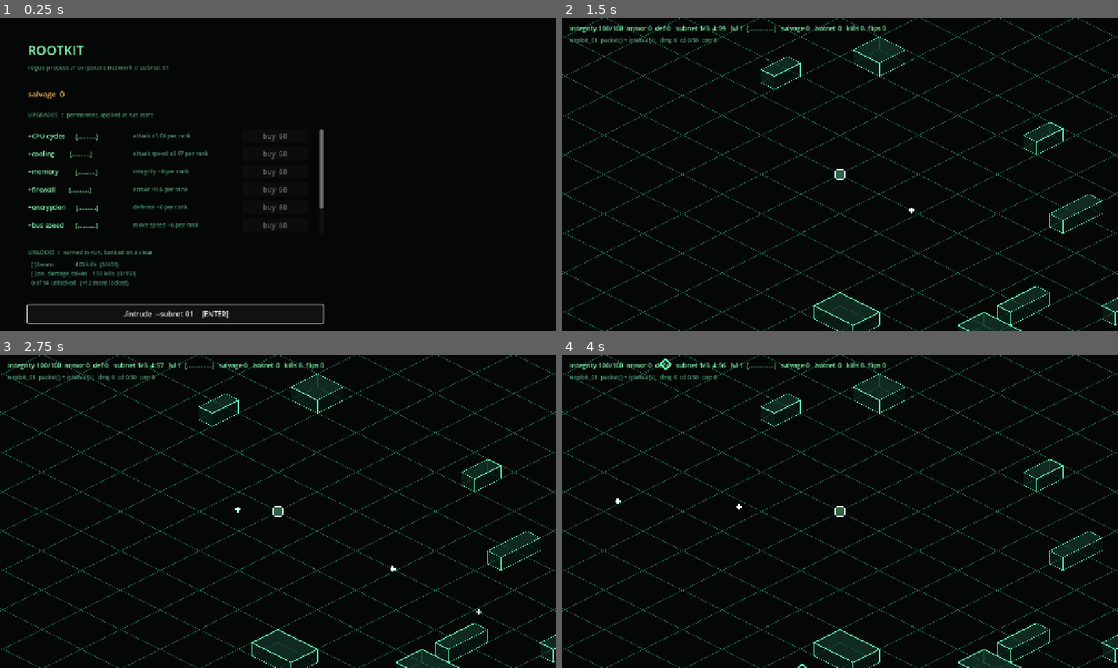
Above: before the commit, frames 1-4 (two rows, left to right).
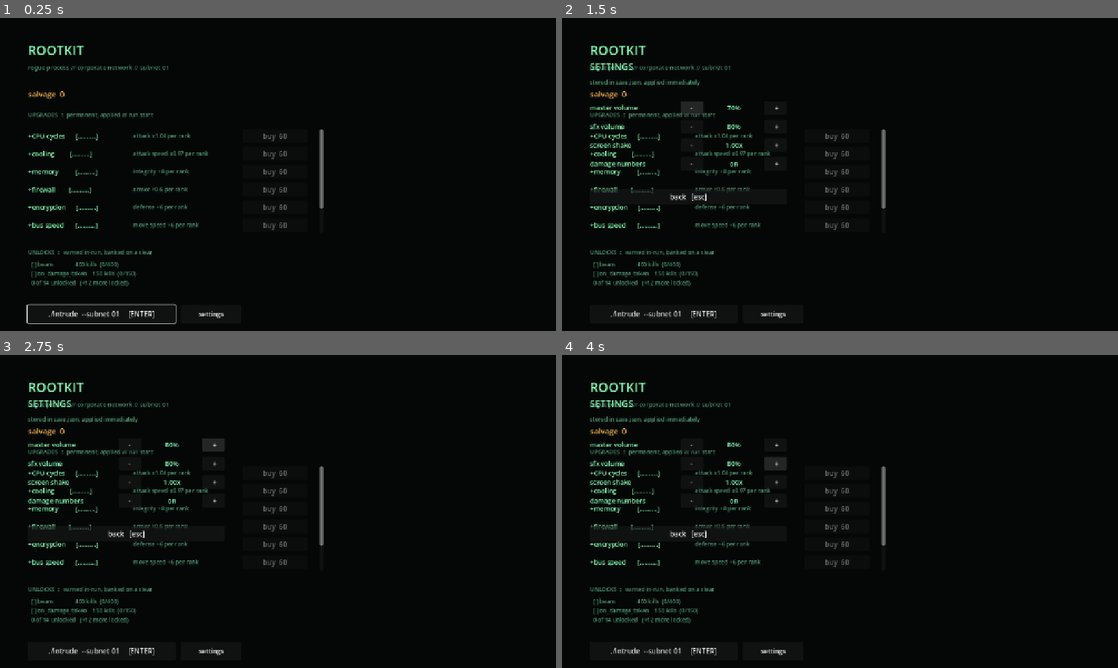
Above: after the commit, the same moments.

Repository: seanperkins/rootkit-game
Game: Godot game, scene res://scenes/main.tscn
Two runs of this game, one before a commit and one after it. Both use one fixed random seed, a clock stepped at 60 frames per second and the inputs below.
Inputs (mouse positions are in pixels of both pictures, inside the frame that each line leads up to):
- Up to frame 1 (0.25 s): no input
- Up to frame 2 (1.5 s): click (773, 315) at 0.5 s, where only the run after the commit has a clickable "settings"; click (689, 108) at 1.25 s, where only the run after the commit has a clickable "-"
- Up to frame 3 (2.75 s): click (211, 445) at 2 s, where only the run after the commit has a clickable "+"
- Up to frame 4 (4 s): click (689, 464) at 2.75 s, where only the run after the commit has a clickable "-"; click (773, 464) at 3.5 s, where only the run after the commit has a clickable "+"

The runs differ from the first frame. In frame 1, 0.6% of the frame differs, in the area x 8-59%, y 91-98%; in frame 2, 10%; in frame 3, 10%; in frame 4, 10%, in the area x 0-100%, y 0-100%.

Commit message:
feat: preferences, clamped on both sides of the file
Four prefs in save.json v3, reachable from the shell and the pause panel
through one shared panel — a second settings screen for the same four
values would be a second thing to keep in sync.

The panel is an overlay, and its entry button sits beside ./intrude
rather than in the shop column: that column already ran to roughly 505px
in a 720px viewport, which is exactly what test_meta_layout measures.

test_prefs drives the real load path against real written files, and
resets SaveGame._cache per case — load_state() short-circuits on a
non-empty cache, so without the reset every case after the first asserts
nothing while reporting PASS.

Diff:
--- a/scripts/meta/meta_screen.gd
+++ b/scripts/meta/meta_screen.gd
@@ -27,6 +27,7 @@
 var _rows: Array = []
 var _salvage: Label
 var _status: Label
+var _settings: Control
 
 func _ready() -> void:
 	set_anchors_preset(Control.PRESET_FULL_RECT)
@@ -90,12 +91,32 @@
 	col.add_child(_status)
 	col.add_child(_spacer(22))
 
+	# Beside ./intrude rather than under it. The column already ran to roughly
+	# 505px in a 720px viewport, which is what test_meta_layout measures, so a
+	# settings row of its own would have been exactly the overflow that suite
+	# exists to catch.
+	var launch := HBoxContainer.new()
+	launch.add_theme_constant_override("separation", 12)
+	col.add_child(launch)
+
 	var start := Button.new()
 	start.text = "  ./intrude  --subnet 01     [ENTER]  "
 	start.custom_minimum_size = Vector2(340, 42)
 	start.add_theme_font_size_override("font_size", 16)
 	start.pressed.connect(_start)
-	col.add_child(start)
+	launch.add_child(start)
+
+	var settings_btn := Button.new()
+	settings_btn.text = "  settings  "
+	settings_btn.custom_minimum_size = Vector2(140, 42)
+	settings_btn.add_theme_font_size_override("font_size", 15)
+	launch.add_child(settings_btn)
+
+	_settings = Control.new()
+	_settings.set_script(load("res://scripts/meta/settings_panel.gd"))
+	add_child(_settings)
+	settings_btn.pressed.connect(_settings.open)
+
 	start.grab_focus()
 
 	_refresh()
--- /dev/null
+++ b/scripts/meta/settings_panel.gd
@@ -0,0 +1,130 @@
+extends Control
+
+## The settings screen, shared by the shell and the in-run pause panel.
+##
+## An OVERLAY rather than rows in the shop column: that column already ran to
+## roughly 505px in a 720px viewport before this pass, which is why
+## test_meta_layout exists, and four more rows would have been exactly the
+## overflow that suite was written to catch.
+##
+## Every write goes through SaveGame.set_pref, which clamps and rejects
+## non-finite on the way in — the settings screen is the only thing that writes
+## prefs, so a clamp here that disagreed with _sanitise would be the second copy
+## of a table CLAUDE.md already warns about.
+
+const FG := Color(0.55, 1.0, 0.72)
+const DIM := Color(0.32, 0.58, 0.45)
+
+## key, label, step. `damage_numbers` steps by its whole range, so it reads as a
+## toggle while still going through one numeric path.
+const ROWS := [
+	["volume_master", "master volume", 0.1],
+	["volume_sfx", "sfx volume", 0.1],
+	["shake", "screen shake", 0.25],
+	["damage_numbers", "damage numbers", 1.0],
+]
+
+signal closed
+
+var _value_labels := {}
+
+func _ready() -> void:
+	set_anchors_preset(Control.PRESET_FULL_RECT)
+	visible = false
+
+	var scrim := ColorRect.new()
+	scrim.set_anchors_preset(Control.PRESET_FULL_RECT)
+	scrim.color = Color(0, 0, 0, 0.86)
+	add_child(scrim)
+
+	var col := VBoxContainer.new()
+	col.position = Vector2(64, 96)
+	col.add_theme_constant_override("separation", 12)
+	add_child(col)
+
+	col.add_child(_label("SETTINGS", 22, FG))
+	col.add_child(_label("stored in save.json, applied immediately", 13, DIM))
+	col.add_child(_spacer(10))
+
+	for r in ROWS:
+		var row := HBoxContainer.new()
+		row.add_theme_constant_override("separation", 10)
+		var name_l := _label(r[1], 15, FG)
+		name_l.custom_minimum_size = Vector2(200, 0)
+		row.add_child(name_l)
+		var down := _btn(" -  ")
+		down.pressed.connect(_nudge.bind(r[0], -float(r[2])))
+		row.add_child(down)
+		var val := _label("", 15, FG)
+		val.custom_minimum_size = Vector2(120, 0)
+		val.horizontal_alignment = HORIZONTAL_ALIGNMENT_CENTER
+		row.add_child(val)
+		_value_labels[r[0]] = val
+		var up := _btn("  + ")
+		up.pressed.connect(_nudge.bind(r[0], float(r[2])))
+		row.add_child(up)
+		col.add_child(row)
+
+	col.add_child(_spacer(18))
+	var back := _btn("  back   [esc]  ")
+	back.custom_minimum_size = Vector2(220, 36)
+	back.pressed.connect(close)
+	col.add_child(back)
+	_refresh()
+
+func _label(t: String, size: int, c: Color) -> Label:
+	var l := Label.new()
+	l.text = t
+	l.add_theme_font_size_override("font_size", size)
+	l.add_theme_color_override("font_color", c)
+	return l
+
+func _spacer(h: int) -> Control:
+	var s := Control.new()
+	s.custom_minimum_size = Vector2(0, h)
+	return s
+
+func _btn(t: String) -> Button:
+	var b := Button.new()
+	b.text = t
+	b.custom_minimum_size = Vector2(52, 30)
+	b.focus_mode = Control.FOCUS_NONE
+	return b
+
+func _nudge(key: String, delta: float) -> void:
+	SaveGame.set_pref(key, float(SaveGame.prefs()[key]) + delta)
+	SaveGame.save_state()
+	_refresh()
+	apply()
+
+func _refresh() -> void:
+	var p := SaveGame.prefs()
+	for key in _value_labels:
+		var v := float(p[key])
+		if key == "damage_numbers":
+			_value_labels[key].text = "on" if v > 0.5 else "off"
+		elif key == "shake":
+			_value_labels[key].text = "off" if v <= 0.0 else "%.2fx" % v
+		else:
+			_value_labels[key].text = "%d%%" % int(round(v * 100.0))
+
+## Push the audio prefs at the engine. The bus guard lives in sfx.gd, because a
+## missing bus returns -1 and set_bus_volume_db(-1, x) errors on every press —
+## and it emits ERROR:, not SCRIPT ERROR:, so the test runner would not see it.
+func apply() -> void:
+	var p := SaveGame.prefs()
+	var sfx := load("res://scripts/audio/sfx.gd")
+	sfx.apply_volume(float(p["volume_sfx"]))
+	var master := AudioServer.get_bus_index("Master")
+	if master >= 0:
+		var lin := float(p["volume_master"])
+		AudioServer.set_bus_mute(master, lin <= 0.0)
+		AudioServer.set_bus_volume_db(master, linear_to_db(maxf(lin, 0.0001)))
+
+func open() -> void:
+	_refresh()
+	visible = true
+
+func close() -> void:
+	visible = false
+	emit_signal("closed")
--- a/scripts/run/ui.gd
+++ b/scripts/run/ui.gd
@@ -188,6 +188,21 @@
 	pcol.add_child(pabandon)
 	pabandon.pressed.connect(_abandon)
 
+	# The same panel the shell uses. A second settings screen for the same four
+	# values would be a second thing to keep in sync.
+	_settings = Control.new()
+	_settings.set_script(load("res://scripts/meta/settings_panel.gd"))
+	add_child(_settings)
+	_settings.closed.connect(_on_settings_closed)
+	var psettings := Button.new()
+	psettings.text = " settings"
+	psettings.custom_minimum_size = Vector2(260, 34)
+	psettings.size_flags_horizontal = Control.SIZE_SHRINK_BEGIN
+	psettings.alignment = HORIZONTAL_ALIGNMENT_LEFT
+	psettings.focus_mode = Control.FOCUS_NONE
+	pcol.add_child(psettings)
+	psettings.pressed.connect(_settings.open)
+
 	_end = Control.new()
 	_end.set_anchors_preset(Control.PRESET_FULL_RECT)
 	_end.visible = false
@@ -261,6 +276,7 @@
 var _recipes_body: Label
 var _vignette: ColorRect
 var _pause_panel: Control
+var _settings: Control
 
 func _on_cards(cards: Array) -> void:
 	_cards_data = cards
@@ -739,7 +755,9 @@
 ## so cancel on a finished run would pause it; and the pause panel itself would
 ## have no way to close.
 func _route_cancel() -> void:
-	if _recipes != null and _recipes.visible:
+	if _settings != null and _settings.visible:
+		_settings.close()
+	elif _recipes != null and _recipes.visible:
 		_recipes.visible = false
 	elif _pause_panel != null and _pause_panel.visible:
 		_toggle_pause()
@@ -753,6 +771,16 @@
 	elif _can_pause():
 		_toggle_pause()
 
+## The live run holds its own copies of the presentation prefs, so closing the
+## panel has to push them across or a shake change would not take effect until
+## the next run.
+func _on_settings_closed() -> void:
+	if run == null:
+		return
+	var p := SaveGame.prefs()
+	run._shake_pref = float(p.get("shake", 1.0))
+	run._numbers_pref = float(p.get("damage_numbers", 1.0)) > 0.5
+
 func _toggle_pause() -> void:
 	if run == null:
 		return
--- /dev/null
+++ b/tests/test_prefs.gd
@@ -0,0 +1,164 @@
+extends SceneTree
+
+## save.json is plaintext, user-editable, and treated as hostile.
+##
+## Every case here drives the REAL load path against a REAL written file. The
+## failure mode is a script error inside _sanitise — which aborts the function,
+## leaves _cache unassigned, and cascades into every caller that indexes the
+## result — and only the real path reaches it. A constructed dictionary would
+## assert nothing.
+
+var failures := 0
+var finished := {}
+
+const CASES := ["defaults_are_sane", "out_of_range_clamps",
+	"a_non_dictionary_prefs_yields_defaults", "hostile_per_key_values",
+	"a_hostile_version_does_not_discard_the_save",
+	"scalars_survive_hostile_values", "a_v2_file_loads_with_default_prefs",
+	"set_pref_rejects_non_finite", "a_round_trip_preserves_what_was_set"]
+
+func _initialize() -> void:
+	print("ROOTKIT — prefs\n")
+	SaveGame.use_test_paths()
+	defaults_are_sane()
+	out_of_range_clamps()
+	a_non_dictionary_prefs_yields_defaults()
+	hostile_per_key_values()
+	a_hostile_version_does_not_discard_the_save()
+	scalars_survive_hostile_values()
+	a_v2_file_loads_with_default_prefs()
+	set_pref_rejects_non_finite()
+	a_round_trip_preserves_what_was_set()
+	print("")
+	for c in CASES:
+		if not finished.has(c):
+			print("  FAIL  case '%s' never finished — it aborted part way" % c)
+			failures += 1
+	if failures == 0: print("  PASS — all cases")
+	else: print("  FAIL — %d assertion(s)" % failures)
+	quit(1 if failures > 0 else 0)
+
+func _check(label: String, got, want) -> void:
+	if got == want or (got is float and want is float and abs(got - want) < 1e-5):
+		print("  ok    %s" % label)
+	else:
+		print("  FAIL  %s — got %s, want %s" % [label, got, want])
+		failures += 1
+
+## Write a raw save and force a cold load.
+##
+## The cache reset is load-bearing: load_state() returns _cache whenever it is
+## non-empty, so without this every case after the first short-circuits and the
+## suite asserts nothing at all while reporting PASS — the exact failure class
+## the runner exists to catch, arriving by a route it cannot see.
+func _load_raw(text: String) -> Dictionary:
+	var f := FileAccess.open(SaveGame.PATH, FileAccess.WRITE)
+	f.store_string(text)
+	f.close()
+	SaveGame._cache = {}
+	return SaveGame.load_state()
+
+func defaults_are_sane() -> void:
+	SaveGame.use_fresh_state()
+	var p := SaveGame.prefs()
+	_check("master volume default", p["volume_master"], 0.8)
+	_check("sfx volume default", p["volume_sfx"], 0.8)
+	_check("shake default", p["shake"], 1.0)
+	_check("damage numbers default on", p["damage_numbers"], 1.0)
+	finished["defaults_are_sane"] = true
+
+func out_of_range_clamps() -> void:
+	var d := _load_raw('{"version":3,"prefs":{"shake":9999.0,' +
+		'"volume_sfx":-40.0}}')
+	_check("shake clamps to its ceiling", d["prefs"]["shake"], 2.0)
+	_check("volume clamps to its floor", d["prefs"]["volume_sfx"], 0.0)
+	finished["out_of_range_clamps"] = true
+
+## The container guard buffs and unlocked both have. Without it,
+## prefs.get(key, default) is a runtime error on a String or an Array.
+func a_non_dictionary_prefs_yields_defaults() -> void:
+	for hostile in ['"owned"', '[1,2,3]', '42']:
+		var d := _load_raw('{"version":3,"prefs":%s,"salvage":77}' % hostile)
+		_check("prefs=%s still loads" % hostile, d.is_empty(), false)
+		_check("  and yields default shake", d["prefs"]["shake"], 1.0)
+		_check("  and the rest of the save survived", d["salvage"], 77)
+	finished["a_non_dictionary_prefs_yields_defaults"] = true
+
+## float(v) is not total. null is the one that is reachable without hand-editing
+## — JSON.stringify writes a NaN as `null`, so a bad value round-trips into it.
+func hostile_per_key_values() -> void:
+	for hostile in ['null', '{"a":1}', '[1]', '"loud"']:
+		var d := _load_raw('{"version":3,"prefs":{"shake":%s}}' % hostile)
+		_check("shake=%s does not abort the load" % hostile, d.is_empty(), false)
+		_check("  and falls back to the default", d["prefs"]["shake"], 1.0)
+	# JSON cannot spell NAN or INF directly, but 1e999 parses to inf.
+	var e := _load_raw('{"version":3,"prefs":{"shake":1e999}}')
+	_check("an infinite shake falls back", e["prefs"]["shake"], 1.0)
+	finished["hostile_per_key_values"] = true
+
+## int(parsed.get("version", 0)) sits in _read, outside _sanitise and therefore
+## outside _num's reach. int(null) is "Nonexistent 'int' constructor", which
+## aborts _read and silently discards the save; int(INF) is 9223372036854775807,
+## which quarantines a live save under a nonsense suffix.
+func a_hostile_version_does_not_discard_the_save() -> void:
+	var d := _load_raw('{"version":null,"salvage":123}')
+	_check("a null version still loads the file", d["salvage"], 123)
+	var e := _load_raw('{"version":1e999,"salvage":456}')
+	_check("an infinite version still loads the file", e["salvage"], 456)
+	_check("and the live save was not quarantined",
+		FileAccess.file_exists(SaveGame.PATH), true)
+	finished["a_hostile_version_does_not_discard_the_save"] = true
+
+## _num covers salvage/kills/flips too. Their blast radius is worse than buffs:
+## _read succeeds, so _sanitise aborts and load_state returns {} rather than a
+## default profile, which then sticks in the cache.
+func scalars_survive_hostile_values() -> void:
+	var d := _load_raw('{"version":3,"salvage":null,"kills":{"a":1},' +
+		'"flips":"many"}')
+	_check("a hostile save still returns a profile", d.is_empty(), false)
+	_check("salvage falls back", d["salvage"], 0)
+	_check("kills falls back", d["kills"], 0)
+	_check("flips falls back", d["flips"], 0)
+	_check("and buffs are still readable", d["buffs"].has("memory"), true)
+	finished["scalars_survive_hostile_values"] = true
+
+## _sanitise rebuilds from _default() and overlays, so a v2 file needs no
+## migration — it simply has no prefs to overlay.
+func a_v2_file_loads_with_default_prefs() -> void:
+	var d := _load_raw('{"version":2,"salvage":500,"kills":40,' +
+		'"buffs":{"memory":3}}')
+	_check("the v2 payload survives", d["salvage"], 500)
+	_check("its buffs survive", d["buffs"]["memory"], 3)
+	_check("and prefs arrive at their defaults", d["prefs"]["shake"], 1.0)
+	finished["a_v2_file_loads_with_default_prefs"] = true
+
+## clampf(NAN, 0, 2) is nan, so a clamp is not a finiteness check. A NaN that
+## reaches the dictionary is stringified as `null` and detonates on the NEXT
+## read, which is why the write side needs the same rule as the read side.
+func set_pref_rejects_non_finite() -> void:
+	SaveGame.use_fresh_state()
+	SaveGame.set_pref("shake", NAN)
+	_check("NAN does not reach the dictionary",
+		is_finite(SaveGame.prefs()["shake"]), true)
+	_check("it falls back to the default", SaveGame.prefs()["shake"], 1.0)
+	SaveGame.set_pref("shake", INF)
+	_check("INF does not reach the dictionary either",
+		is_finite(SaveGame.prefs()["shake"]), true)
+	SaveGame.set_pref("volume_sfx", 9.0)
+	_check("and an in-type overshoot still clamps",
+		SaveGame.prefs()["volume_sfx"], 1.0)
+	SaveGame.set_pref("not_a_pref", 1.0)
+	_check("an unknown key is a no-op",
+		SaveGame.prefs().has("not_a_pref"), false)
+	finished["set_pref_rejects_non_finite"] = true
+
+func a_round_trip_preserves_what_was_set() -> void:
+	SaveGame.use_fresh_state()
+	SaveGame.set_pref("shake", 0.0)
+	SaveGame.set_pref("volume_master", 0.25)
+	SaveGame.save_state()
+	SaveGame._cache = {}
+	var p := SaveGame.prefs()
+	_check("shake zero survives a round trip", p["shake"], 0.0)
+	_check("and so does a fractional volume", p["volume_master"], 0.25)
+	finished["a_round_trip_preserves_what_was_set"] = true
Not shown, changed: tools/run_tests.sh
